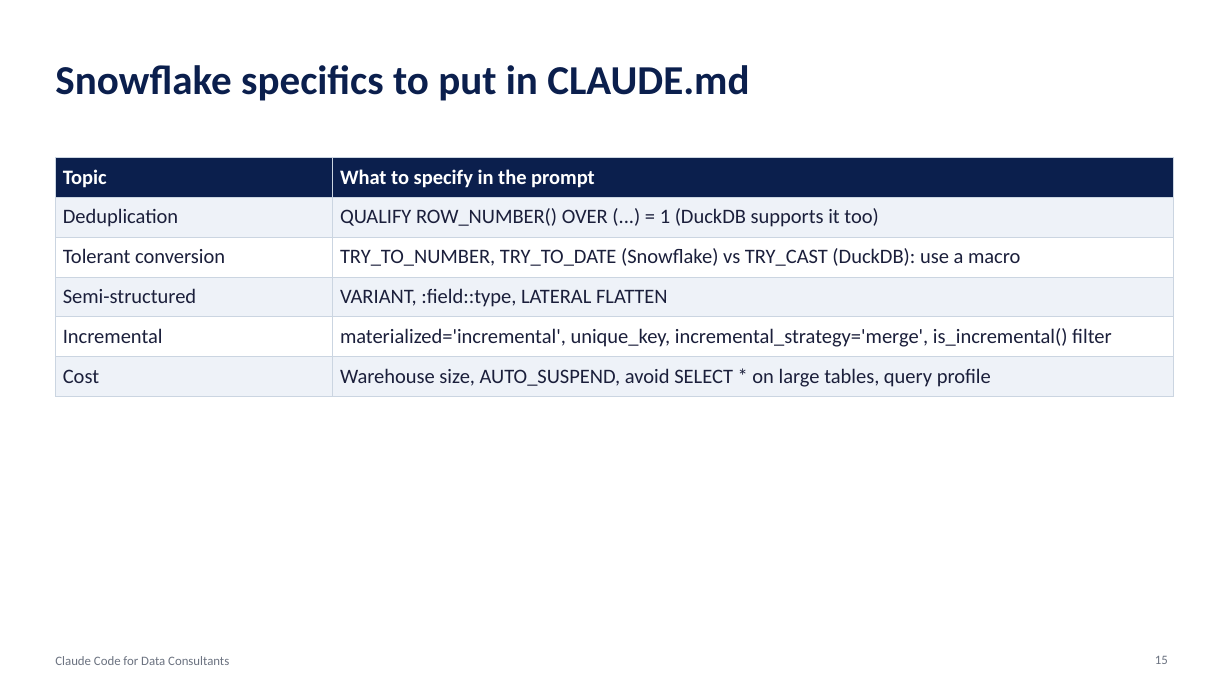
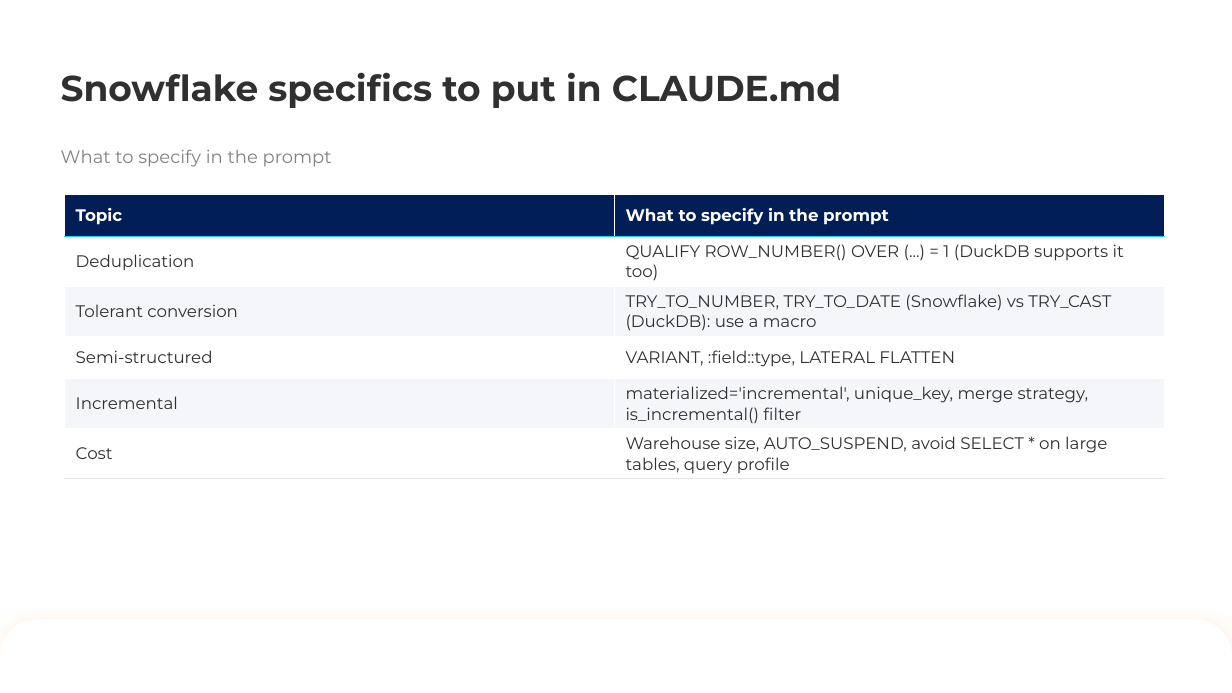
Before and after one commit to keyrus-formation/keyrus-claude-code-training, a slide deck: slide 15 of slides/2-code-exploration-data-development.pptx. Drawn at 1232x693 pixels with LibreOffice and Linux fonts; fonts in the diff are those of the drawing; background and template pictures are left out. Boxes give left, top, right and bottom in pixels: in the first picture for what was removed or moved away, otherwise in the second. Text is boxed around its words. In the diff, an @@ line names an element or a change of style, - is before the commit and + after.

```diff
--- a/slides/2-code-exploration-data-development.pptx
+++ b/slides/2-code-exploration-data-development.pptx
@@ title "Snowflake specifics to put in ...": place and size @@
-title "Snowflake specifics to put in ..." at [55,65,749,101]
+title "Snowflake specifics to put in ..." at [61,72,841,108]
@@ title "Snowflake specifics to put in ..." at [61,72,841,108]: size 32 to 28 pt, font Calibri to Montserrat, text colour #0B1F4D to #303030; line spacing 1 to 0.9; vertical alignment middle to bottom @@
@@ subtitle added at [61,149,332,167], 14 pt, text #828282 @@
+What to specify in the prompt
@@ table at [65,194,1165,478] @@
-row 5, column 2: materialized='incremental', unique_key, incremental_strategy='merge', is_incremental() filter
+row 5, column 2: materialized='incremental', unique_key, merge strategy, is_incremental() filter
@@ fill #0B1F4D to #021E57 in row 1 @@
@@ fill #EEF2F8 to #FFFFFF in 6 cells @@
@@ fill #FFFFFF to #F4F6FA in 4 cells @@
@@ size 16 to 13 pt, font Calibri to Montserrat in "Topic", "What to specify in the prompt", "Deduplication", "QUALIFY ROW_NUMBER() OVER (...) = 1 (DuckDB ..." and 7 more places @@
@@ text colour #1B1F3B to #303030 in "Deduplication", "QUALIFY ROW_NUMBER() OVER (...) = 1 (DuckDB ...", "Tolerant conversion", "TRY_TO_NUMBER, TRY_TO_DATE (Snowflake) vs TRY_CAST (DuckDB): ..." and 5 more places @@
@@ borders changed @@
@@ table: place and size @@
-table at [55,157,1174,391]
+table at [65,194,1165,478]
@@ round same rect added at [0,619,1232,693], fill #FFFFFF @@
@@ text removed at [55,656,229,665] @@
-Claude Code for Data Consultants
@@ page number removed at [1155,656,1168,664] @@
-15
```
Also in this commit, not shown: 26 other slides changed, 3 slides added, 2 slides removed, 7 other files.
